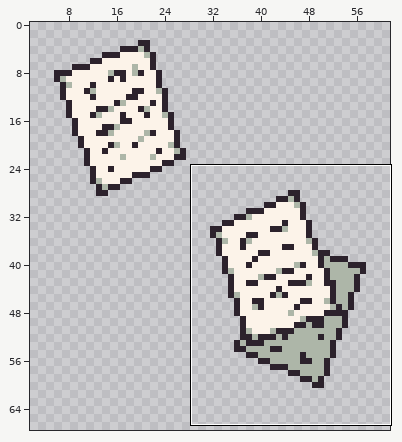
Sprite sheet -- Assets/Textures/sprites.png. The picture above shows the old version from afar; the outline marks the close-up.
Close-up. First the earlier version:
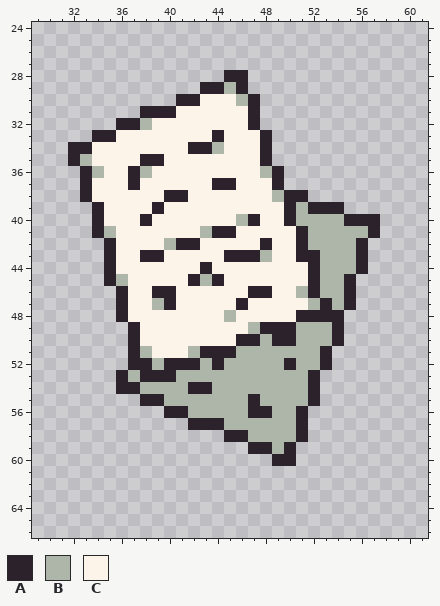
The file is 256x256 pixels. Shown: x 29..61, y 24..66. The wide view leaves out empty margins.
Palette (. is transparent): A #2c222c  B #adb6a8  C #fcf3e9
Pixels before, first column x 32:
28 .............AA...........
29 ...........AABA...........
30 .........AACCCBA..........
31 ......AAACCCCCCA..........
32 ....AABCCCCCCCCA..........
33 ..AACCCCCCCCACCCA.........
34 AACCCCCCCCAABCCCA.........
35 ABCCCCAACCCCCCCCA.........
36 .ABCCABCCCCCCCCCBA........
37 .ACCCACCCCCCAACCCA........
38 .ACCCCCCAACCCCCCCBAA......
39 ..ACCCCACCCCCCCCCCABAAA...
40 ..ACCCACCCCCCCBACCABBBBAAA
41 ..ABCCCCCCCBAACCCCCABBBBBA
42 ...ACCCCBAACCCCCACCABBBBA.
43 ...ACCAACCCCCAAABCCAABBBA.
44 ...ACCCCCCCACCCCCCCCABBBA.
45 ...ABCCCCCABACCCCCCCABBA..
46 ....ACCAACCCCCCAACCBABBA..
47 ....ACCBACCCCCACCCCCBABA..
48 ....ACCCCCCCCBCCCCCAAAA...
49 .....ACCCCCCCCCBAAABBBA...
50 .....ACCCCCCCCAABAABBBA...
51 .....ABCCCBAAABBBBBBBA....
52 .....AABAAABABBBBBABBA....
53 ....ABAAABBBBBBBBBBBA.....
54 ....AABBBBAABBBBBBBBA.....
55 ......AABBBBBBBABBBBA.....
56 ........AABBBBBAABBA......
57 ..........AAABBBBBBA......
58 .............AABBBBA......
59 ...............AABA.......
60 .................AA.......
Now the later version:
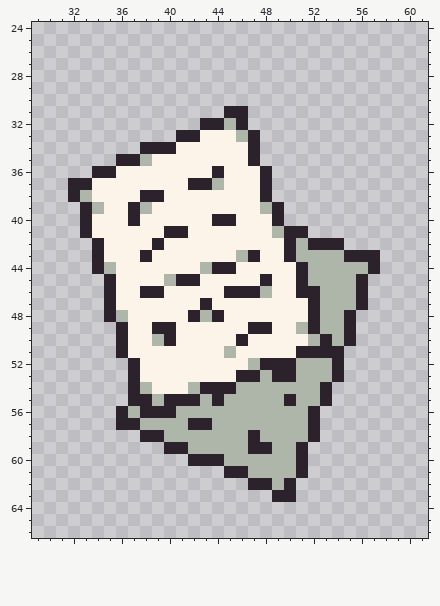
The commit says: extremely trippy sprite texture
The edit:
Changed rows in their new state; - is an unchanged pixel.
first column x 32:
28 -------------..-----------
29 -----------....-----------
30 ---------.......----------
31 ------.......AA.----------
32 ----.......AABA.----------
33 --.......AA-C-BA.---------
34 ......AAA-CCC--A.---------
35 ....AABC-------A.---------
36 -.AA-CC-----A---A.--------
37 A----C----AABC--A.--------
38 AB----AACC------A...------
39 -AB--ABC--------BA.....---
40 -AC--AC-----AACC-A........
41 -ACC----AA-CCC---BA-......
42 --AC---ACCC-----C-ABAAA..-
43 --AC---C-----CB-C-ABB--A-A
44 --AB-------BAA-----AB---BA
45 ----C---BA-CC---A--AB--BA-
46 ---AC-A-C----AA-B--A---BA-
47 ---AC--CC--A--C-----AB-BA-
48 ---AB-----ABAC-----C-BBA--
49 ----AC-AA------A-CC-A-BA--
50 ----AC-BA------CCCCC-ABA--
51 ----ACC---CCCBCCCCCAA-A---
52 ------CCCCCCCCC-AA---BA---
53 ----.ACCCCCCCCAA-AA-BBA---
54 ----.--CCCB-AA------BA----
55 -----A-BAAA-A--B--A-BA----
56 ----ABAA-B-----BB--BA-----
57 ----AABBBB--B------BA-----
58 ------AABBBBBBBA---BA-----
59 --------AABBBBB---BA------
60 ----------AAABBBBBBA------
61 -------------AABBBBA------
62 ---------------AABA-------
63 -----------------AA-------
Changed places in both close-ups, as pixel boxes (x1, y1, x2, y2):
changed: (68, 70, 380, 502)
